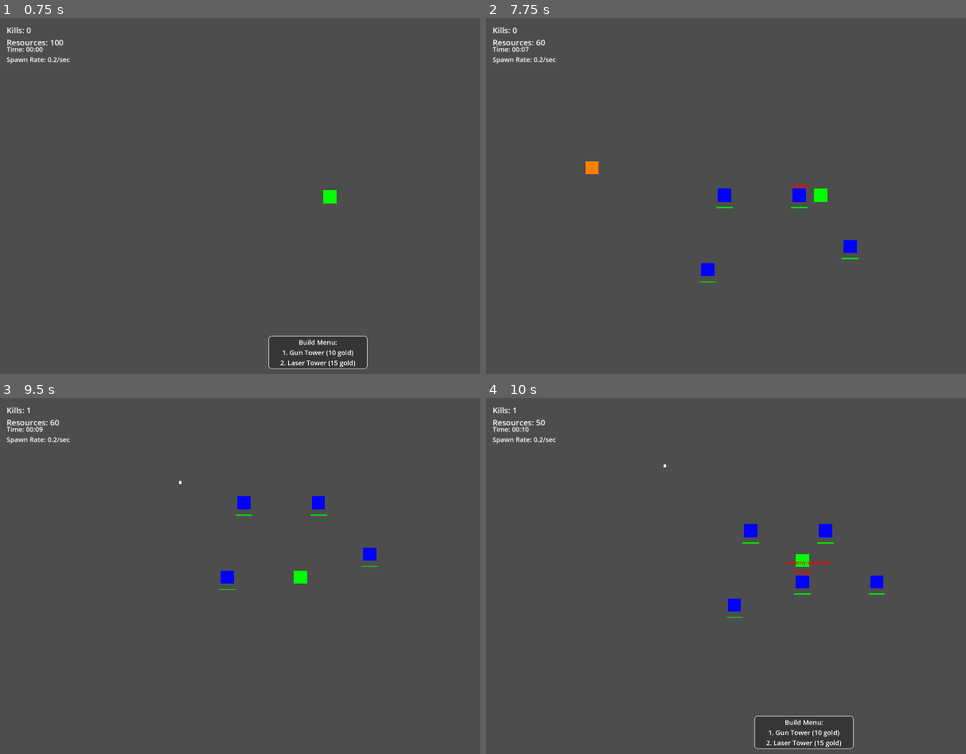
Above: before the commit, frames 1-4 (two rows, left to right).
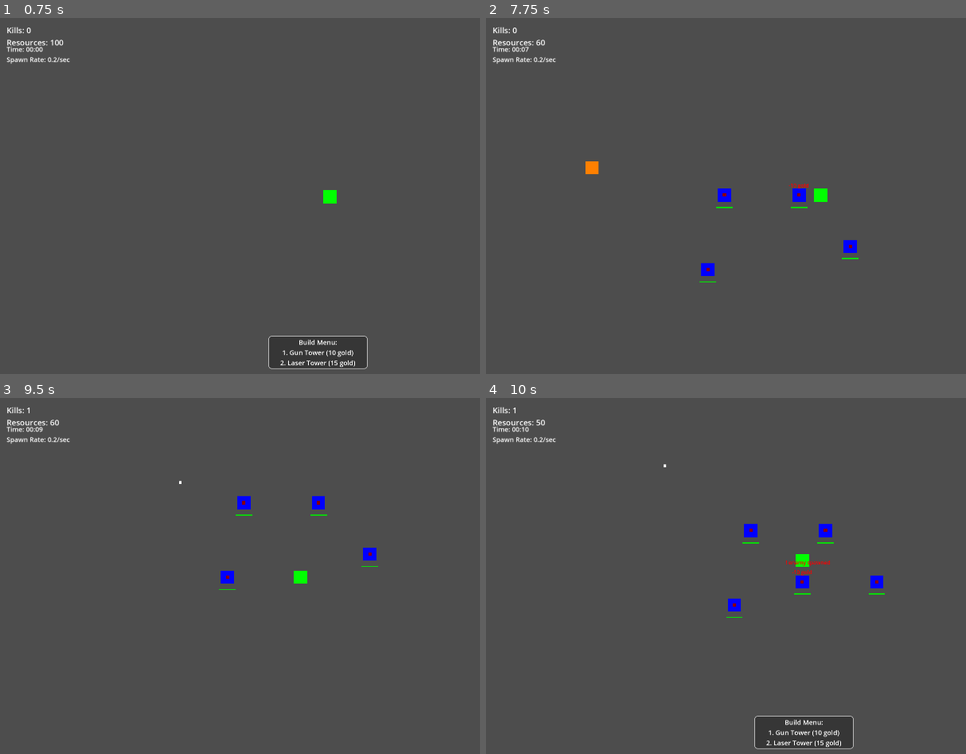
Above: after the commit, the same moments.

Repository: Sephon/testaiproject
Game: Godot game, scene res://Main.tscn
The game is run twice, just before and just after one commit, with the same random seed, the same clock (stepped at 60 frames per second) and the same inputs.
Inputs (mouse positions are in pixels of both pictures, inside the frame that each line leads up to):
- Up to frame 1 (0.75 s): tap Enter (ui_accept) at 0.5 s; move the mouse to (456, 178) at 0.52 s; hold Right (ui_right) from 0.53 s (still down); hold B from 0.53 s (still down); click (456, 178) at 0.67 s
- Up to frame 2 (7.75 s): tap Enter (ui_accept) at 0.77, 1.52, 3.02, 3.77, 4.52, 6.02, 6.77, 7.52 s; move the mouse to (678, 213) at 1.27 s; release Right (ui_right) at 1.28 s; release B at 1.28 s; hold Down (ui_down) 1.28-2.03 s; tap 1 at 1.35, 5.85 s; move the mouse to (870, 117) at 2.02 s; hold Right (ui_right) 2.03-2.78 s; hold 2 2.03-2.78 s; move the mouse to (774, 267) at 2.77 s; hold Up (ui_up) 2.78-3.53 s; tap B at 2.85, 7.35 s; click (774, 267) at 2.92 s; move the mouse to (outside the picture) at 3.52 s; hold 1 3.53-4.28 s; hold Left (ui_left) 3.53-5.03 s; move the mouse to (615, 142) at 4.27 s; tap 2 at 4.35 s; move the mouse to (836, 196) at 5.02 s; hold Down (ui_down) 5.03-5.78 s; hold B 5.03-5.78 s; click (836, 196) at 5.17 s; move the mouse to (706, 107) at 5.77 s; hold Right (ui_right) 5.78-6.53 s; move the mouse to (942, 178) at 6.52 s; hold Up (ui_up) 6.53-7.28 s; hold 2 6.53-7.28 s; move the mouse to (678, 213) at 7.27 s; hold Right (ui_right) from 7.28 s (still down); click (678, 213) at 7.42 s
- Up to frame 3 (9.5 s): move the mouse to (384, 497) at 8.02 s; release Right (ui_right) at 8.03 s; hold Down (ui_down) 8.03-8.78 s; hold 1 8.03-8.78 s; move the mouse to (288, 647) at 8.77 s; hold Left (ui_left) from 8.78 s (still down); tap 2 at 8.85 s; tap Enter (ui_accept) at 9.02 s
- Up to frame 4 (10 s): move the mouse to (outside the picture) at 9.52 s; release Left (ui_left) at 9.53 s; hold Up (ui_up) from 9.53 s (still down); hold B from 9.53 s (still down); click (outside the picture) at 9.67 s; tap Enter (ui_accept) at 9.77 s

Frame 1 is identical in both runs. In frame 2, less than 0.1% of the frame differs, in the area x 45-77%, y 49-72%; in frame 3, less than 0.1%; in frame 4, less than 0.1%, in the area x 51-82%, y 36-59%.

Commit message:
Some minor color and styleing for towers

Diff:
--- a/testaiproject/Tower.gd
+++ b/testaiproject/Tower.gd
@@ -68,6 +68,16 @@
 	upgrade_border = $UpgradeBorder
 	control = $Control
 
+	# Setup a box in the box for visual style, a black center box
+	var head = ColorRect.new()
+	if tower_type == TowerType.GUN:
+		head.color = Color.DARK_RED
+	elif tower_type == TowerType.LASER:
+		head.color = Color.YELLOW
+	head.size = Vector2(10,10)
+	head.position = ($ColorRect.size - head.size) / 2
+	$ColorRect.add_child(head)
+
 	# Create laser beam for laser tower
 	if tower_type == TowerType.LASER:
 		laser_beam = Line2D.new()
